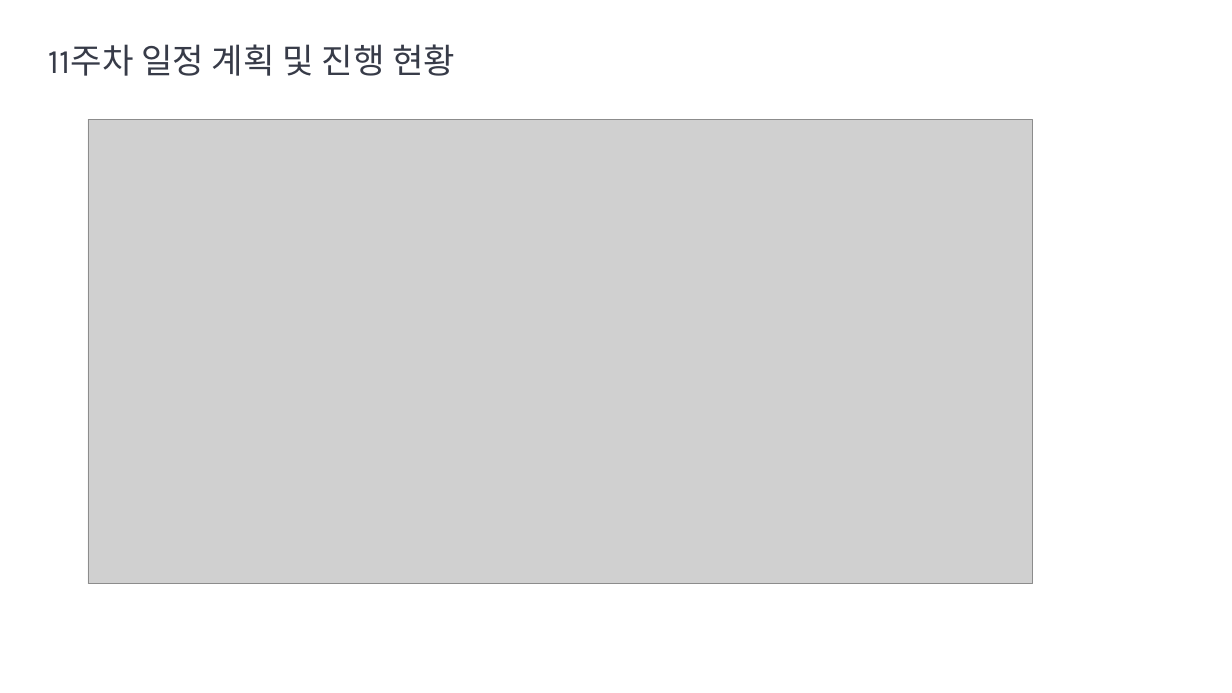
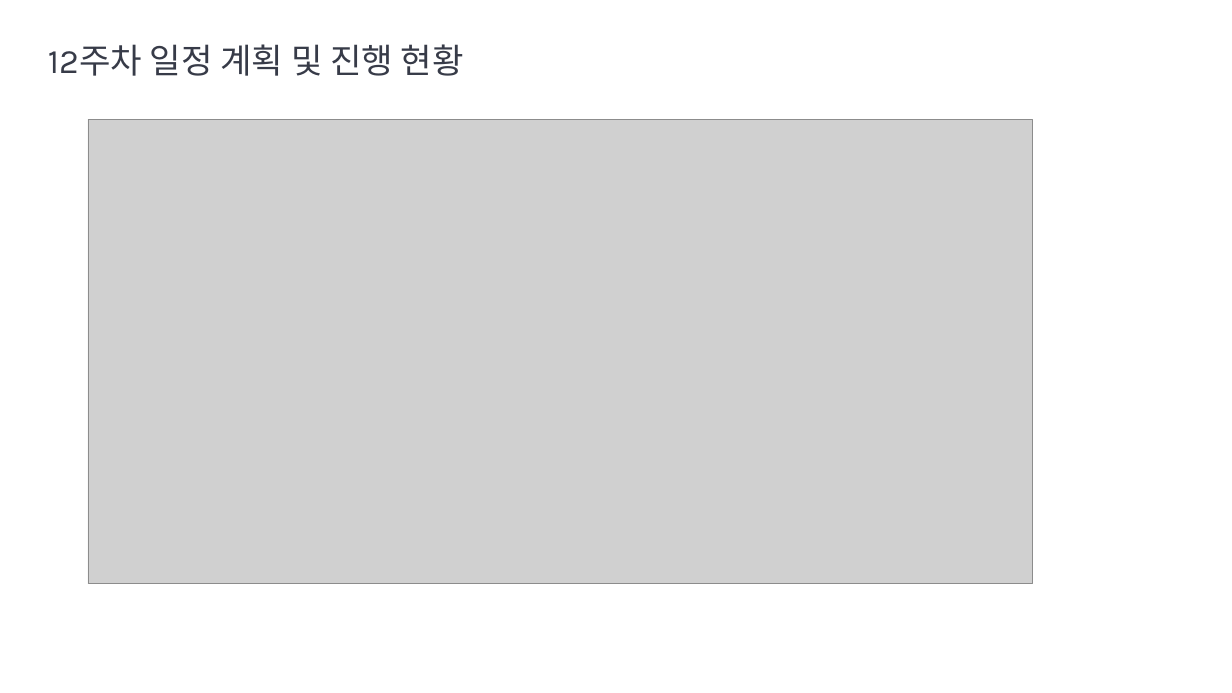
Before and after one commit to lraylanl/flutter-learning, a slide deck: slide 4 of Project_Interview/AI.pptx (slide 3 before the commit). Drawn at 1232x693 pixels with LibreOffice and Linux fonts; fonts in the diff are those of the drawing; grey boxes stand for pictures; background and template pictures are left out. Boxes give left, top, right and bottom in pixels: in the first picture for what was removed or moved away, otherwise in the second. Text is boxed around its words. In the diff, an @@ line names an element or a change of style, - is before the commit and + after.

```diff
--- a/Project_Interview/AI.pptx
+++ b/Project_Interview/AI.pptx
@@ text at bbox=[48, 44, 464, 76]: text changed @@
-11주차 일정 계획 및 진행 현황
+12주차 일정 계획 및 진행 현황
```
Also in this commit, not shown: 1 other slide changed, 1 other file.
